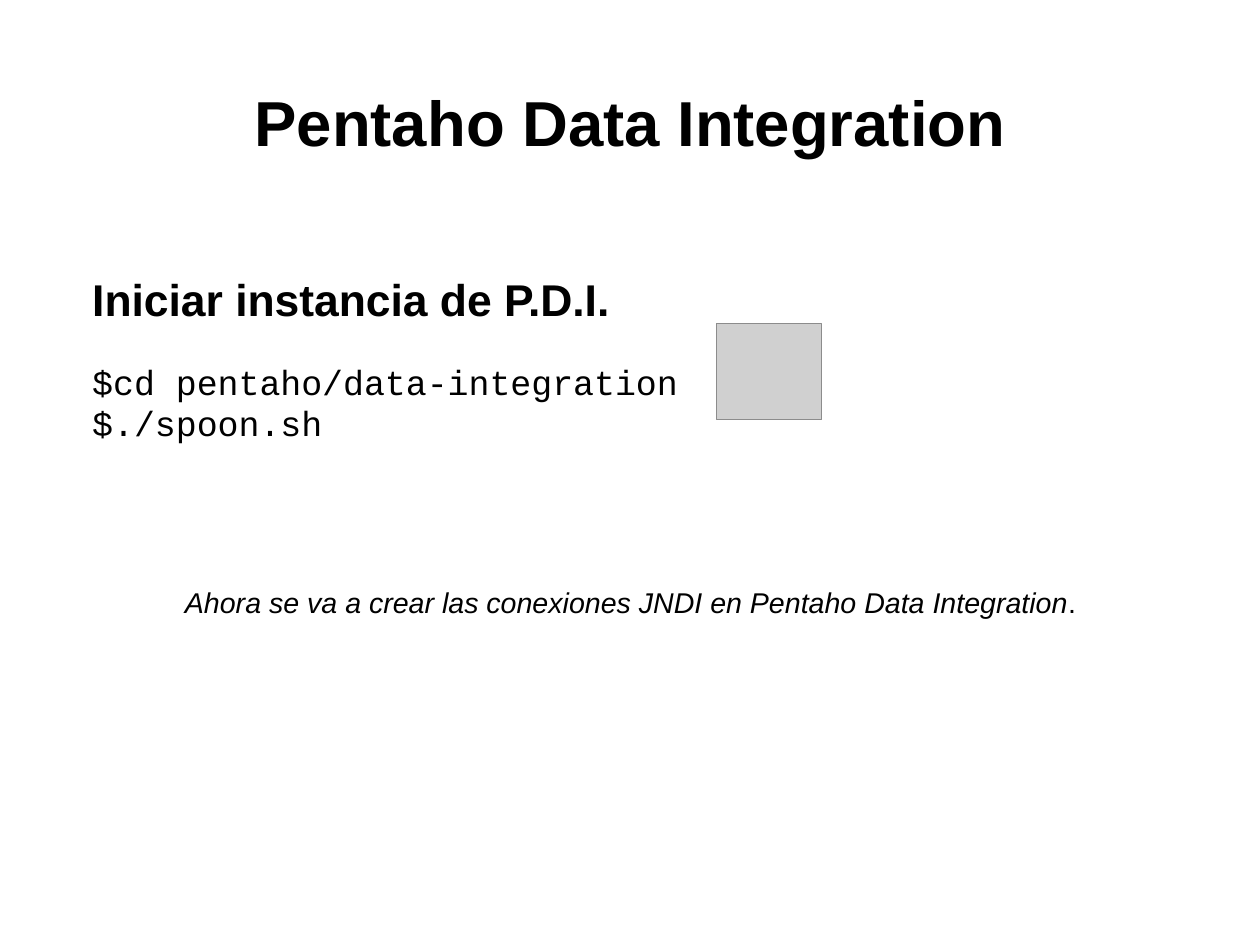
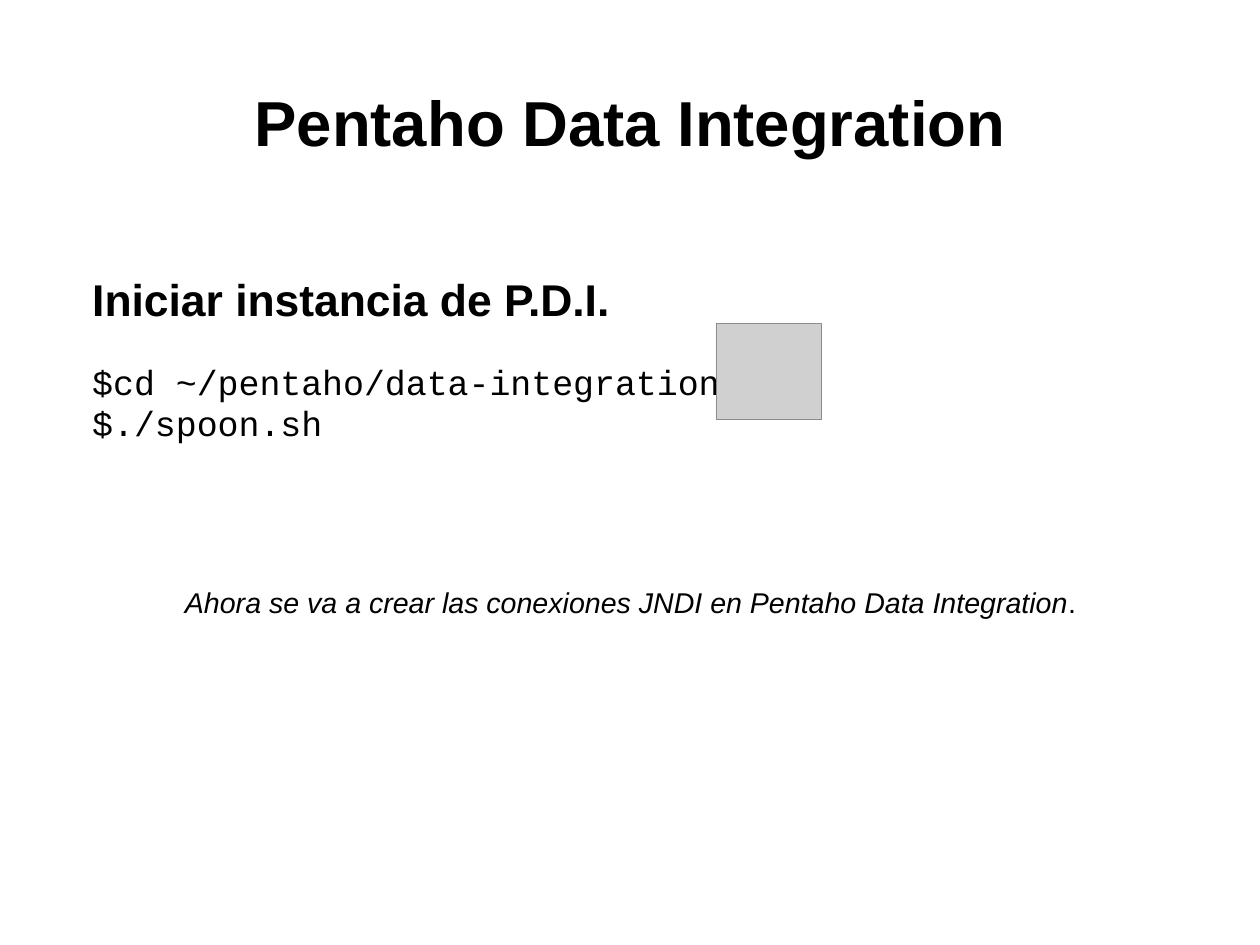
Before and after one commit to agilebi/material_agilebi, a slide deck: slide 25 of Presentaciones/Presentacion_Agile_BI_1.odp. Drawn at 1260x945 pixels with LibreOffice and Linux fonts; fonts in the diff are those of the drawing; grey boxes stand for pictures; background and template pictures are left out. Boxes give left, top, right and bottom in pixels: in the first picture for what was removed or moved away, otherwise in the second. Text is boxed around its words. In the diff, an @@ line names an element or a change of style, - is before the commit and + after.

```diff
--- a/Presentaciones/Presentacion_Agile_BI_1.odp
+++ b/Presentaciones/Presentacion_Agile_BI_1.odp
@@ text at bbox=[92, 370, 720, 405]: text changed @@
-$cd pentaho/data-integration
+$cd ~/pentaho/data-integration
```
Also in this commit, not shown: 1 other slide changed, 1 other file.
